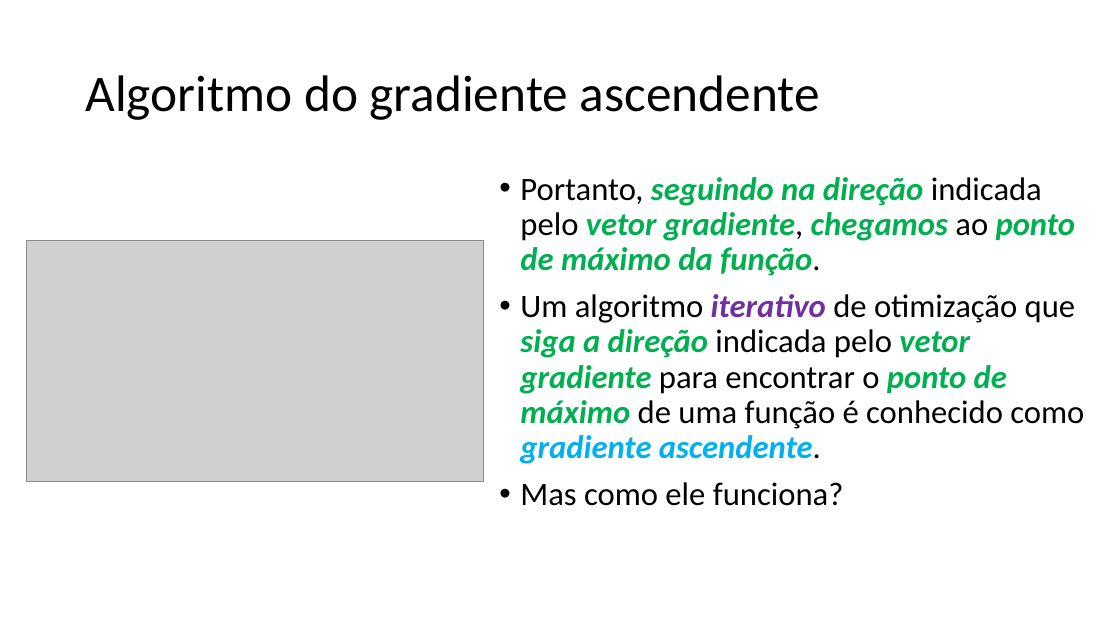
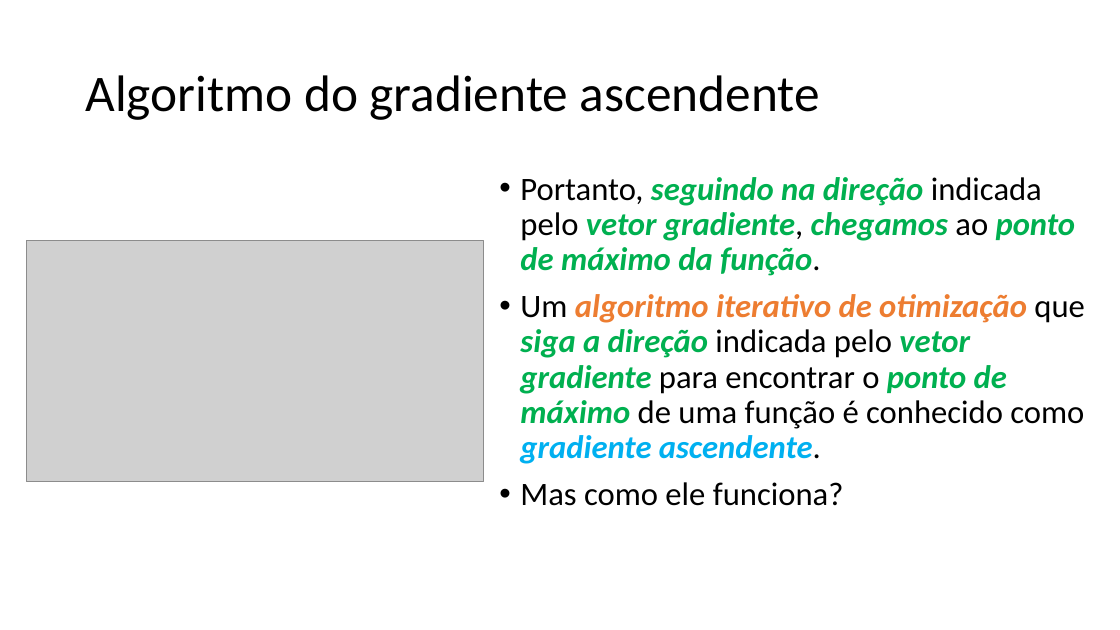
Before and after one commit to zz4fap/t319_aprendizado_de_maquina, a slide deck: slide 12 of slides/T319_Regressão_Linear (Parte II).pptx (slide 11 before the commit). Drawn at 1120x630 pixels with LibreOffice and Linux fonts; fonts in the diff are those of the drawing; grey boxes stand for pictures. Boxes give left, top, right and bottom in pixels: in the first picture for what was removed or moved away, otherwise in the second. Text is boxed around its words. In the diff, an @@ line names an element or a change of style, - is before the commit and + after.

```diff
--- a/slides/T319_Regressão_Linear (Parte II).pptx
+++ b/slides/T319_Regressão_Linear (Parte II).pptx
@@ text at box(520, 294, 1085, 464): text colour #000000 to #ED7D31, bold on, italic on in "algoritmo de otimização"; text colour #7030A0 to #ED7D31 in "iterativo" @@
```
Also in this commit, not shown: 10 other slides changed, 4 slides added, 1 slide removed, 1 other file.
